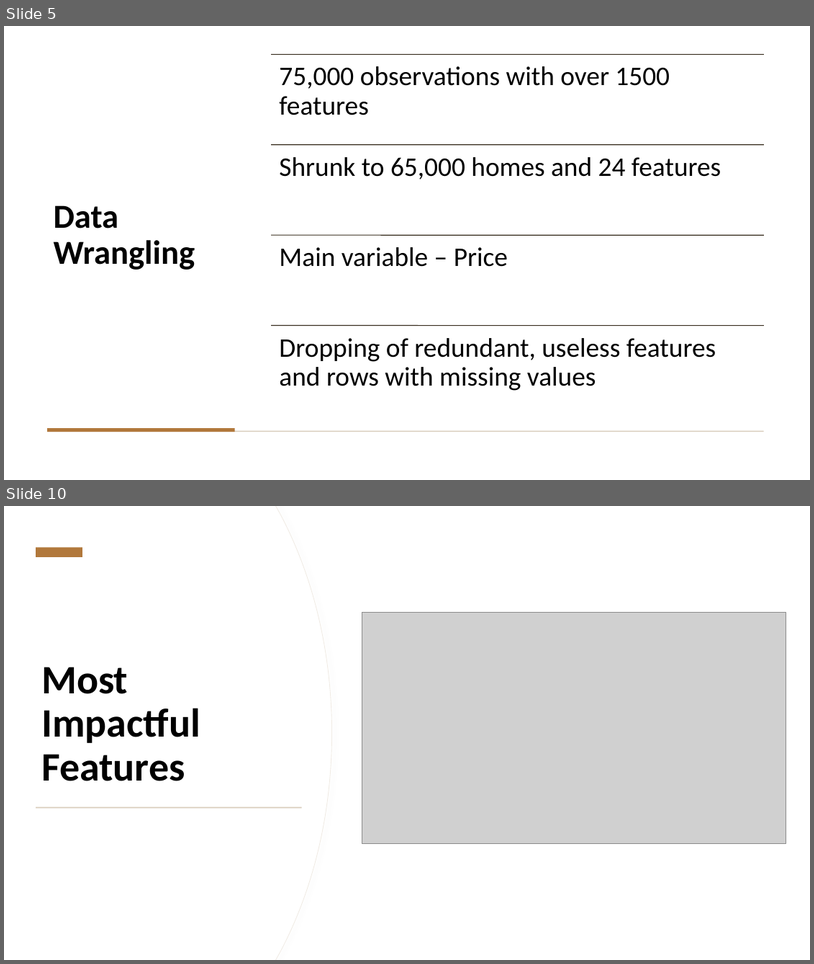
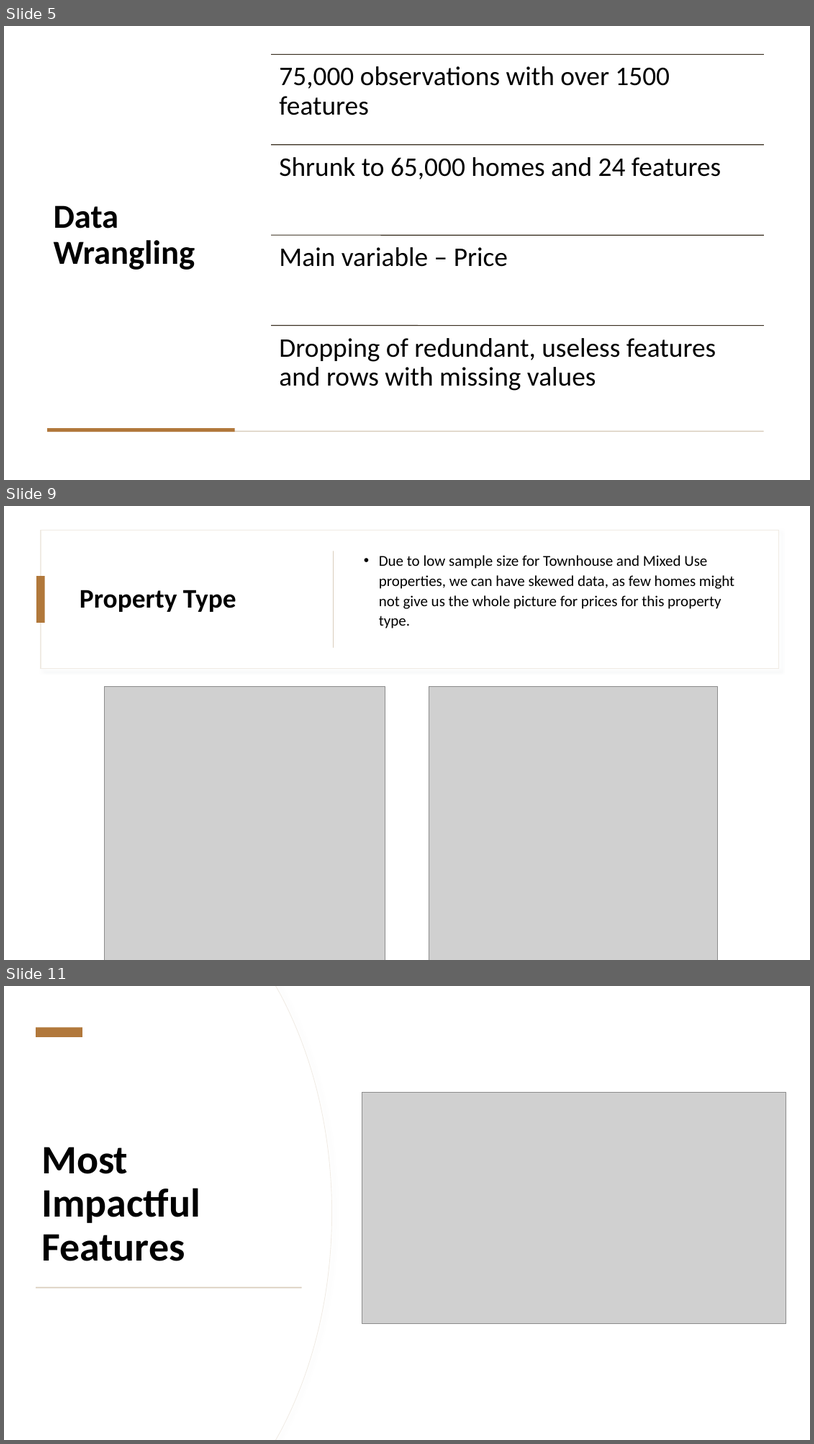
Before and after one commit to izinex/Springboard-Data-Science, a slide deck: Capstone 2/NYC_house_ppt.pptx. Shown one above the other, each under a label of ours: slides 5 and 10 before the commit, slides 5, 9 and 11 after it; the slides between them are not shown. The pictures are 814x964 and 814x1444 pixels, drawn with LibreOffice and Linux fonts; fonts in the diff are those of the drawing; grey boxes stand for pictures. Boxes give left, top, right and bottom in pixels: in the first picture for what was removed or moved away, otherwise in the second. Text is boxed around its words. In the diff, an @@ line names an element or a change of style, - is before the commit and + after.

Commit message:
Uploaded new images of plots needed for presentation
Uploaded new images of plots needed for presentation.

Added and updated powerpoint presentation.

Fixed minor issues with notebook 5 research and analysis and updated dataframe for analysis

```diff
--- a/Capstone 2/NYC_house_ppt.pptx
+++ b/Capstone 2/NYC_house_ppt.pptx
@@ slide 9 added at bbox=[4, 506, 810, 960], background #FFFFFF; not listed: 2 template elements that a slide beside it also shows @@
@@ rectangle added at bbox=[4, 506, 810, 960], fill #FFFFFF @@
@@ rectangle added at bbox=[41, 530, 779, 668], fill #FFFFFF, outline #F0EBE4 1 pt @@
@@ rectangle added at bbox=[333, 551, 334, 648], fill #D9CDBC @@
@@ text added at bbox=[379, 555, 735, 628], 18 pt, text #000000 @@
+• Due to low sample size for Townhouse and Mixed Use properties, we can have skewed data, as few homes might not give us the whole picture for prices for this property type.
@@ rectangle added at bbox=[36, 576, 45, 623], fill #B1783B @@
@@ title added at bbox=[80, 590, 237, 612], 32 pt, text #000000, bold @@
+Property Type
@@ picture added at bbox=[104, 686, 385, 960] @@
@@ picture added at bbox=[430, 686, 718, 960] @@
@@ what was slide 10 is now slide 11 @@
```
Also in this commit, not shown: 4 slides changed, 1 other slide added, 1 slide removed, 6 other files.
